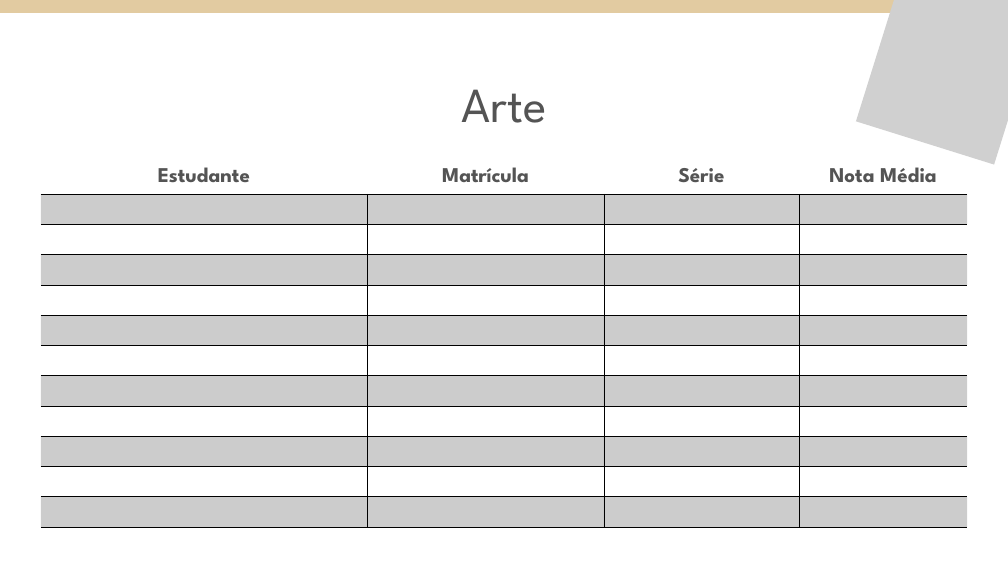
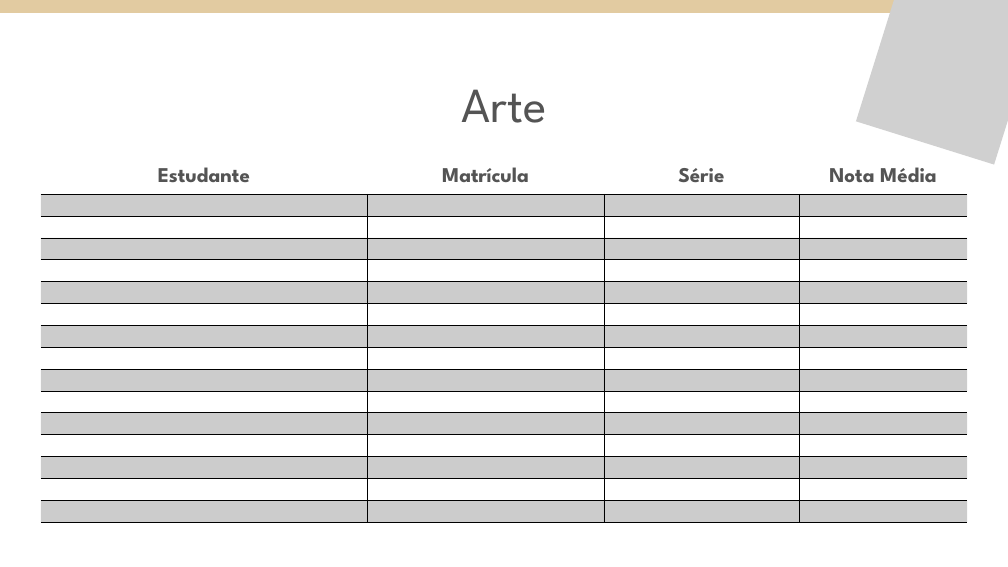
Before and after one commit to hugobovareto/Relatorios_Fluxo_Notas_por_Escola, a slide deck: slide 3 of template_notas_Escolas.pptx. Drawn at 1008x567 pixels with LibreOffice and Linux fonts; fonts in the diff are those of the drawing; grey boxes stand for pictures; background and template pictures are left out. Boxes give left, top, right and bottom in pixels: in the first picture for what was removed or moved away, otherwise in the second. Text is boxed around its words. In the diff, an @@ line names an element or a change of style, - is before the commit and + after.

```diff
--- a/template_notas_Escolas.pptx
+++ b/template_notas_Escolas.pptx
@@ table at <box>41,194,968,522</box> @@
+row 12:  |  |  | 
+row 13:  |  |  | 
+row 14:  |  |  | 
+row 15:  |  |  | 
```
Also in this commit, not shown: 13 other slides changed, 1 other file.
